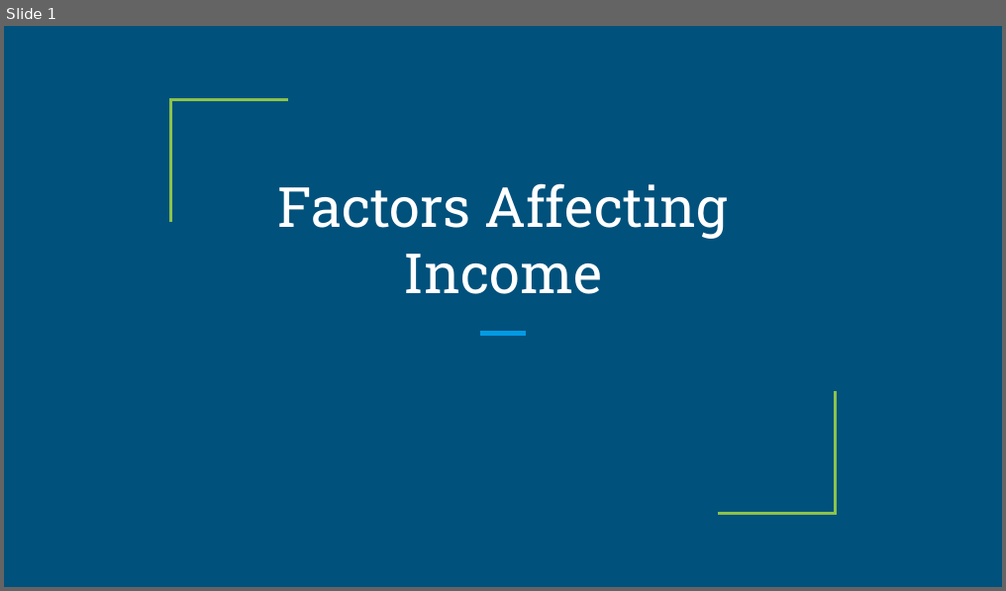
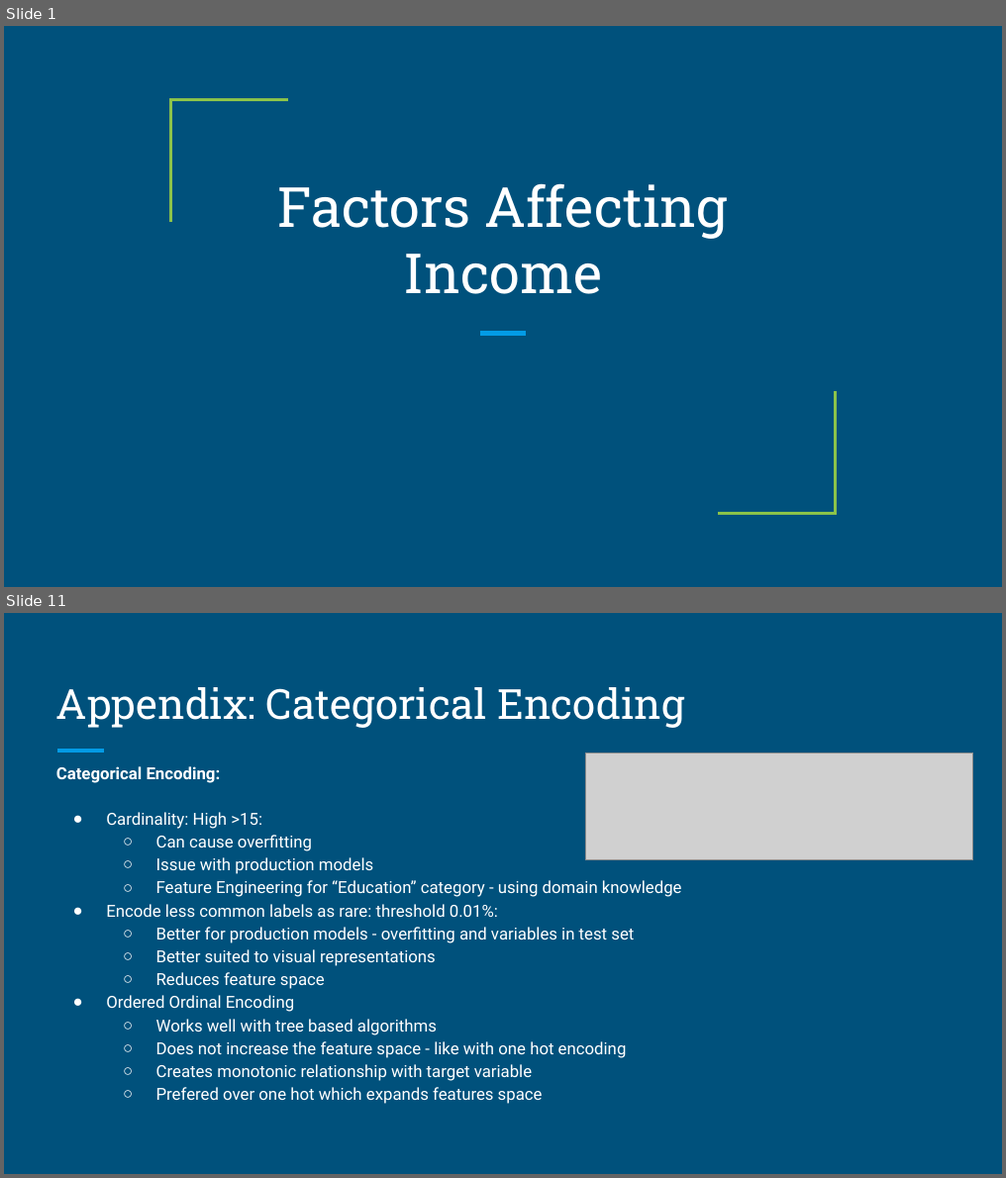
Before and after one commit to matthewgalloway/salary_predictions, a slide deck: Presentation.pptx. Shown one above the other, each under a label of ours: slide 1 before the commit, slides 1 and 11 after it; the slides between them are not shown. The pictures are 1006x591 and 1006x1178 pixels, drawn with LibreOffice and Linux fonts; fonts in the diff are those of the drawing; grey boxes stand for pictures. Boxes give left, top, right and bottom in pixels: in the first picture for what was removed or moved away, otherwise in the second. Text is boxed around its words. In the diff, an @@ line names an element or a change of style, - is before the commit and + after.

```diff
--- a/Presentation.pptx
+++ b/Presentation.pptx
@@ slide 11 added at <box>4,613,1002,1174</box>, background #00517C @@
@@ title added at <box>56,687,684,728</box>, 30 pt, text #FFFFFF @@
+Appendix: Categorical Encoding
@@ line added from (57, 751) to (104, 751), #039BE5 3 pt @@
@@ picture added at <box>586,753,973,861</box> @@
@@ text added at <box>56,766,682,1081</box>, 12 pt, text #FFFFFF @@
+Categorical Encoding:
+● Cardinality: High >15:
+  ○ Can cause overfitting
+  ○ Issue with production models
+  ○ Feature Engineering for “Education” category - using domain knowledge
+● Encode less common labels as rare: threshold 0.01%:
+  ○ Better for production models - overfitting and variables in test set
+  ○ Better suited to visual representations
+  ○ Reduces feature space
+● Ordered Ordinal Encoding
+  ○ Works well with tree based algorithms
+  ○ Does not increase the feature space - like with one hot encoding
+  ○ Creates monotonic relationship with target variable
+  ○ Prefered over one hot which expands features space
```
Also in this commit, not shown: 5 slides changed, 5 other slides added, 6 slides removed, 5 other files.
